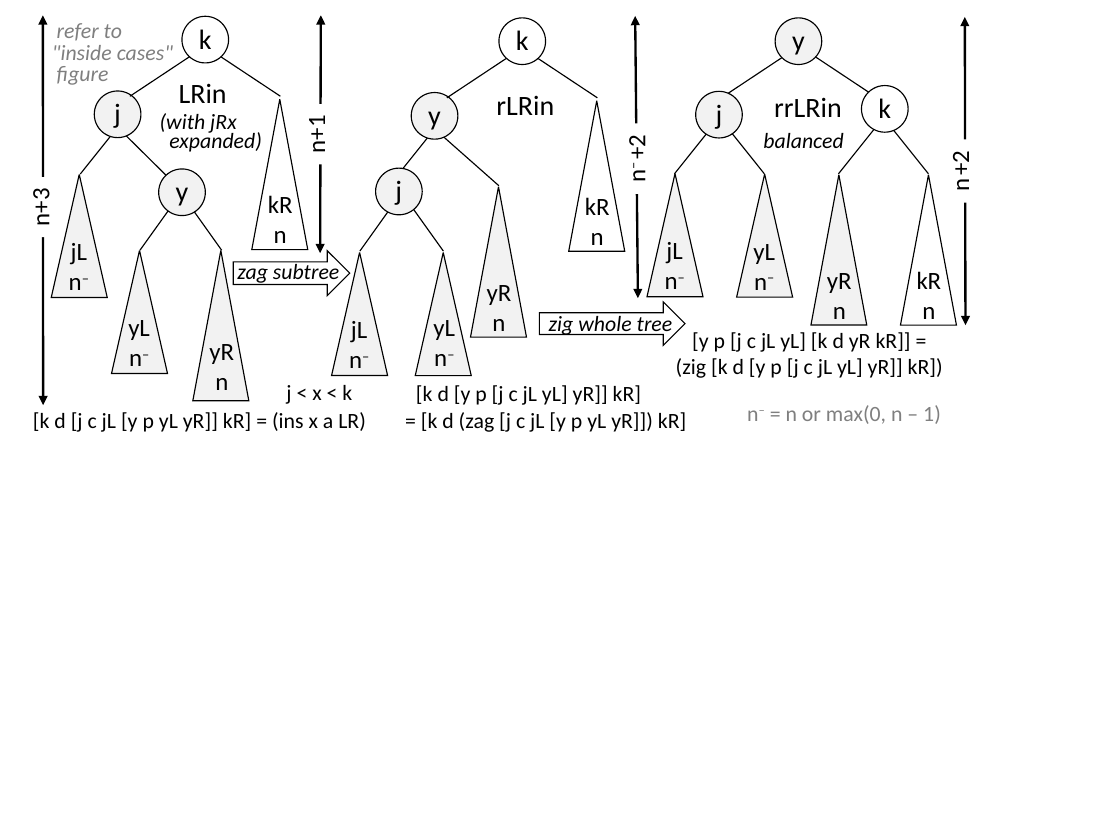
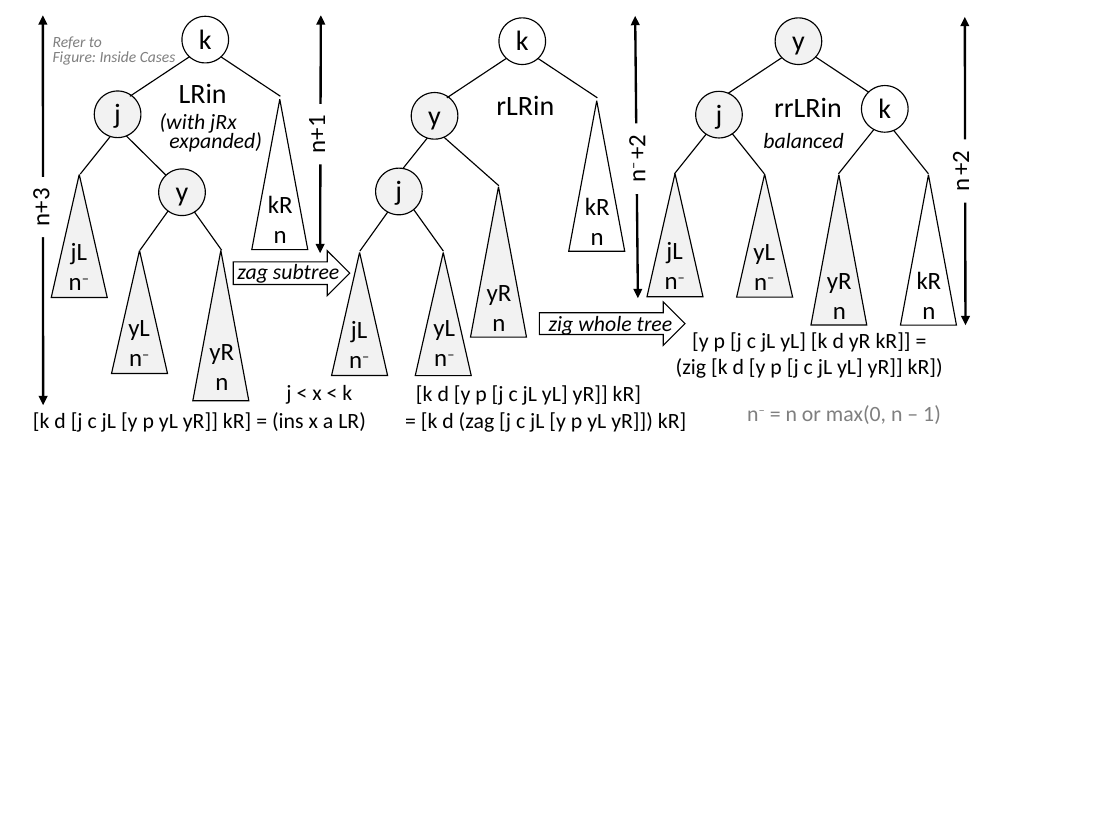
Before and after one commit to rexpage/LogicBook, a slide deck: slide 1 of Sources/dbl-rotation.ppt. Drawn at 1120x840 pixels with LibreOffice and Linux fonts; fonts in the diff are those of the drawing. Boxes give left, top, right and bottom in pixels: in the first picture for what was removed or moved away, otherwise in the second. Text is boxed around its words. In the diff, an @@ line names an element or a change of style, - is before the commit and + after.

Commit message:
fixed ref to Inside Cases figure
made the reference more explicit

```diff
--- a/Sources/dbl-rotation.ppt
+++ b/Sources/dbl-rotation.ppt
@@ text at (x1=53, y1=36, x2=176, y2=67): text changed; size 14 to 10 pt @@
-refer to
-"inside cases"
-figure
+Refer to
+Figure: Inside Cases
```
